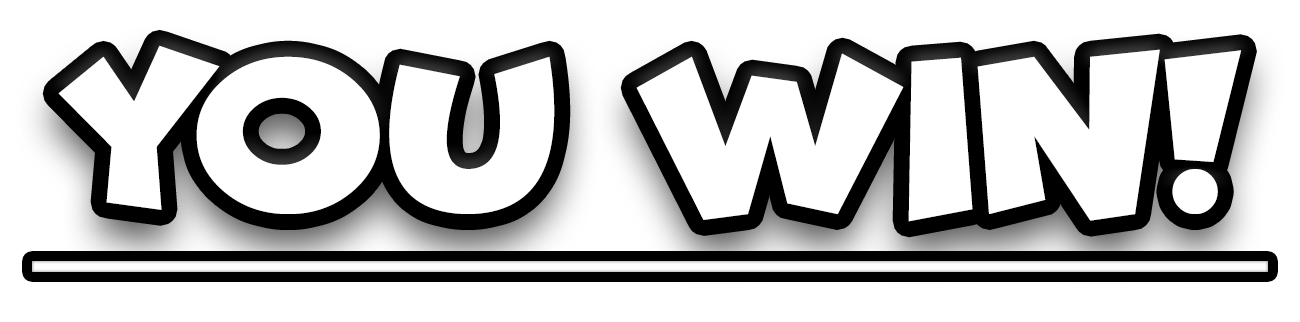
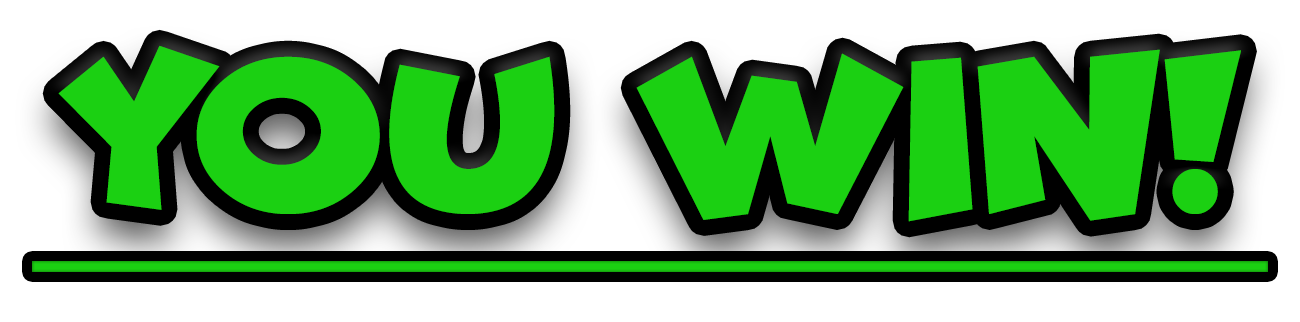
Comparing the layer stacks of the two 1300 × 322 images. Changes:
painted on "Rectangle 1" over box(32, 261, 1268, 272)
painted on "YOU WiN!" over box(58, 45, 1241, 222)
